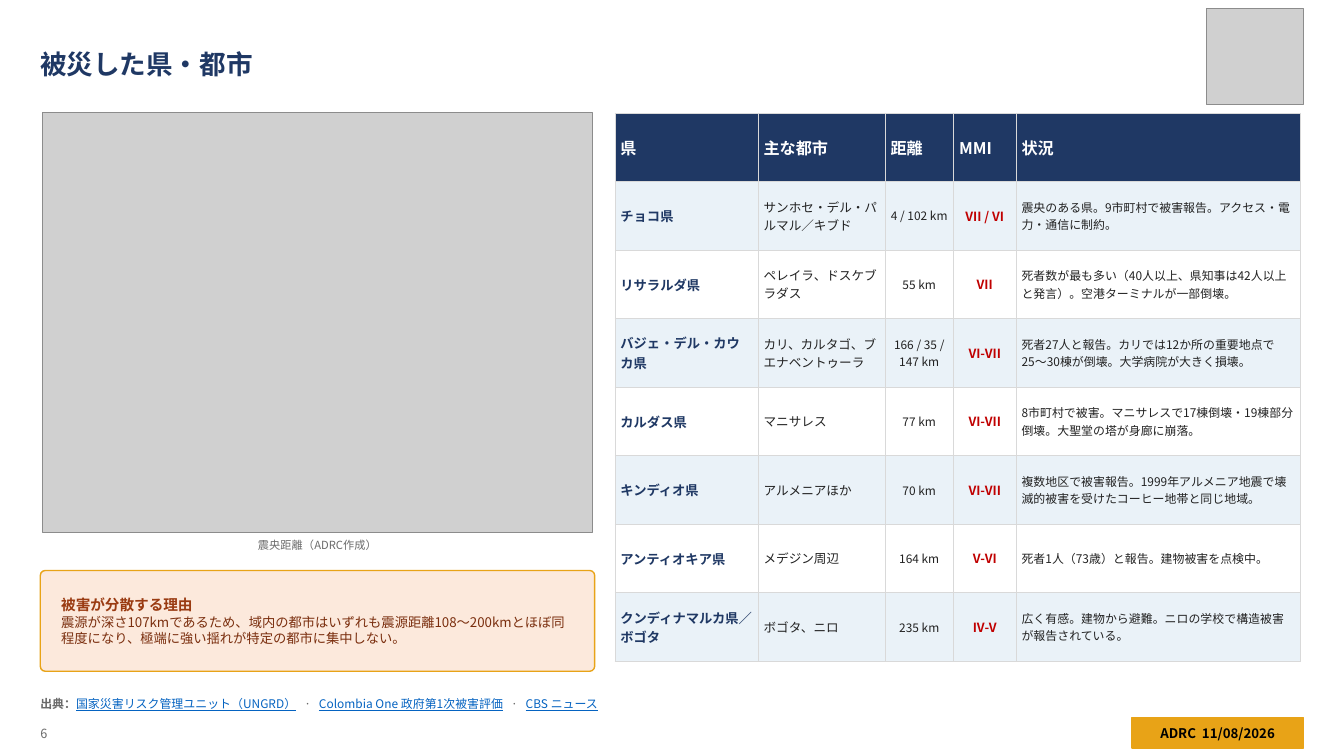
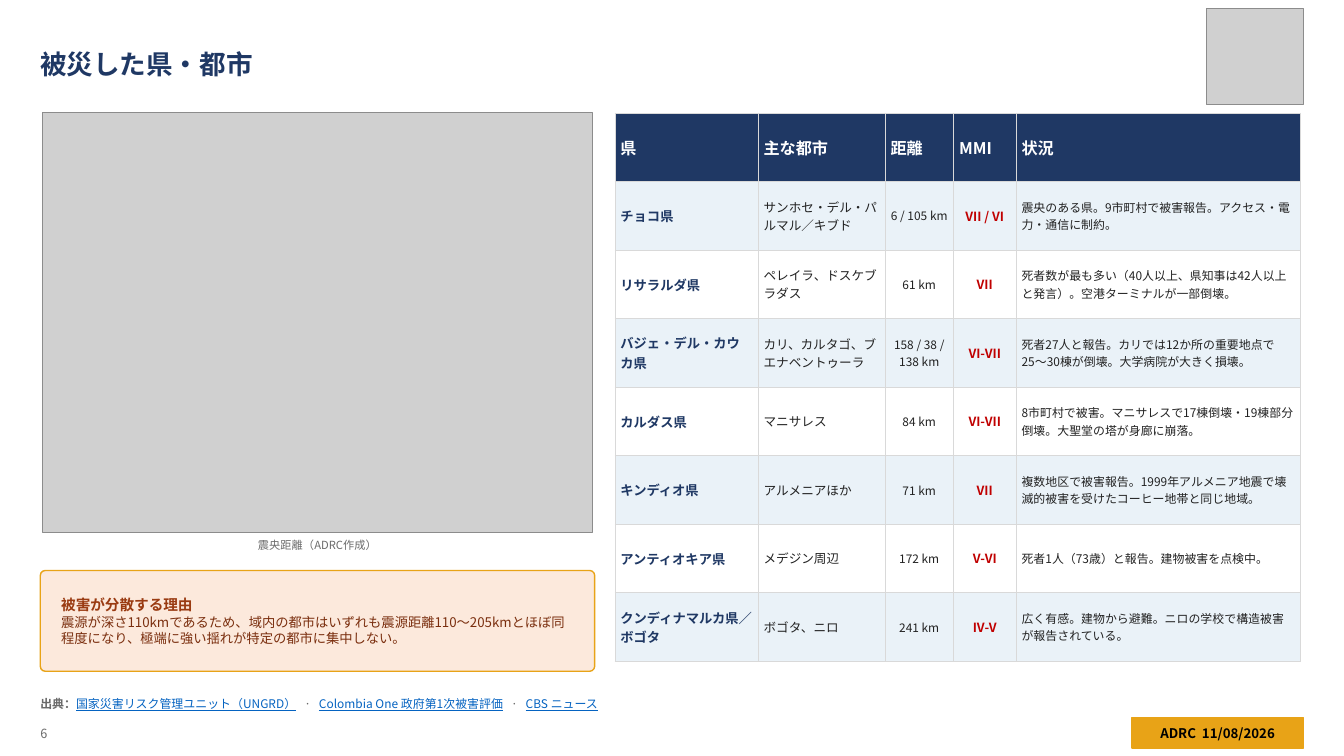
Before and after one commit to kochobi-max/whatsmap, a slide deck: slide 6 of reports/colombia_eq_20260810/output/ADRC_EQ_COL_Choco_20260810_JA.pptx. Drawn at 1344x756 pixels with LibreOffice and Linux fonts; fonts in the diff are those of the drawing; grey boxes stand for pictures. Boxes give left, top, right and bottom in pixels: in the first picture for what was removed or moved away, otherwise in the second. Text is boxed around its words. In the diff, an @@ line names an element or a change of style, - is before the commit and + after.

```diff
--- a/reports/colombia_eq_20260810/output/ADRC_EQ_COL_Choco_20260810_JA.pptx
+++ b/reports/colombia_eq_20260810/output/ADRC_EQ_COL_Choco_20260810_JA.pptx
@@ table at <box>615,113,1301,647</box> @@
-row 2, column 3: 4 / 102 km
+row 2, column 3: 6 / 105 km
-row 3, column 3: 55 km
+row 3, column 3: 61 km
-row 4, column 3: 166 / 35 / 147 km
+row 4, column 3: 158 / 38 / 138 km
-row 5, column 3: 77 km
+row 5, column 3: 84 km
-row 6, column 3: 70 km
+row 6, column 3: 71 km
-row 6, column 4: VI-VII
+row 6, column 4: VII
-row 7, column 3: 164 km
+row 7, column 3: 172 km
-row 8, column 3: 235 km
+row 8, column 3: 241 km
@@ text at <box>61,597,565,644</box>: text changed @@
-被害が分散する理由
-震源が深さ107kmであるため、域内の都市はいずれも震源距離108〜200kmとほぼ同程度になり、極端に強い揺れが特定の都市に集中しない。
+被害が分散する理由
+震源が深さ110kmであるため、域内の都市はいずれも震源距離110〜205kmとほぼ同程度になり、極端に強い揺れが特定の都市に集中しない。
```
Also in this commit, not shown: 23 other slides changed, 2 slides added, 39 other files.
